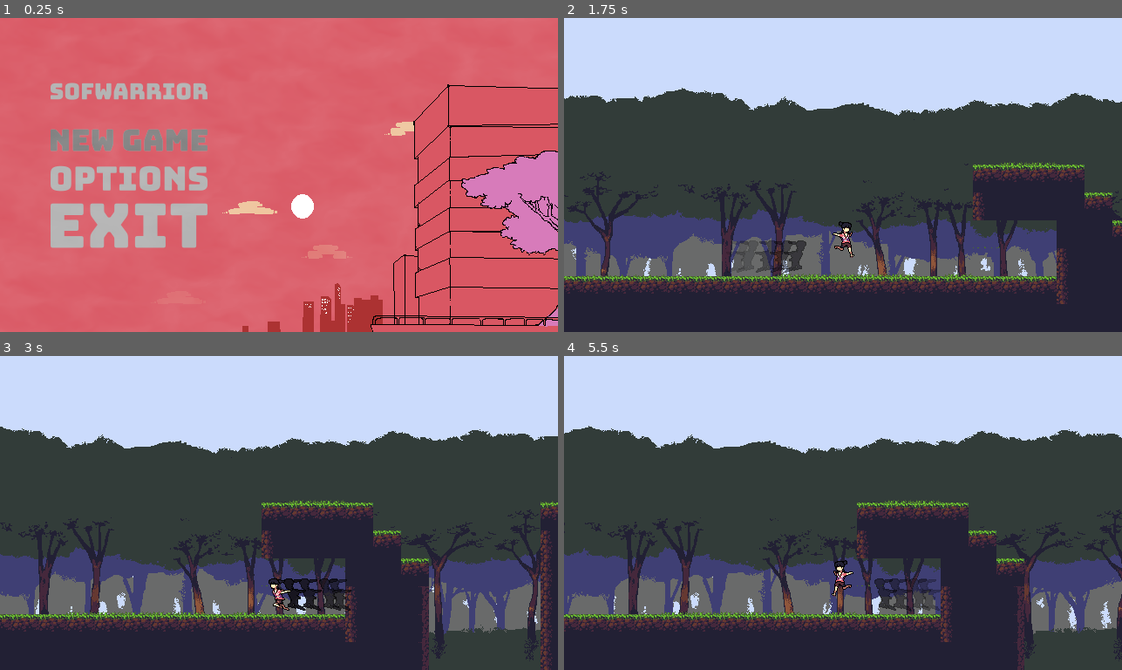
Above: before the commit, frames 1-4 (two rows, left to right).
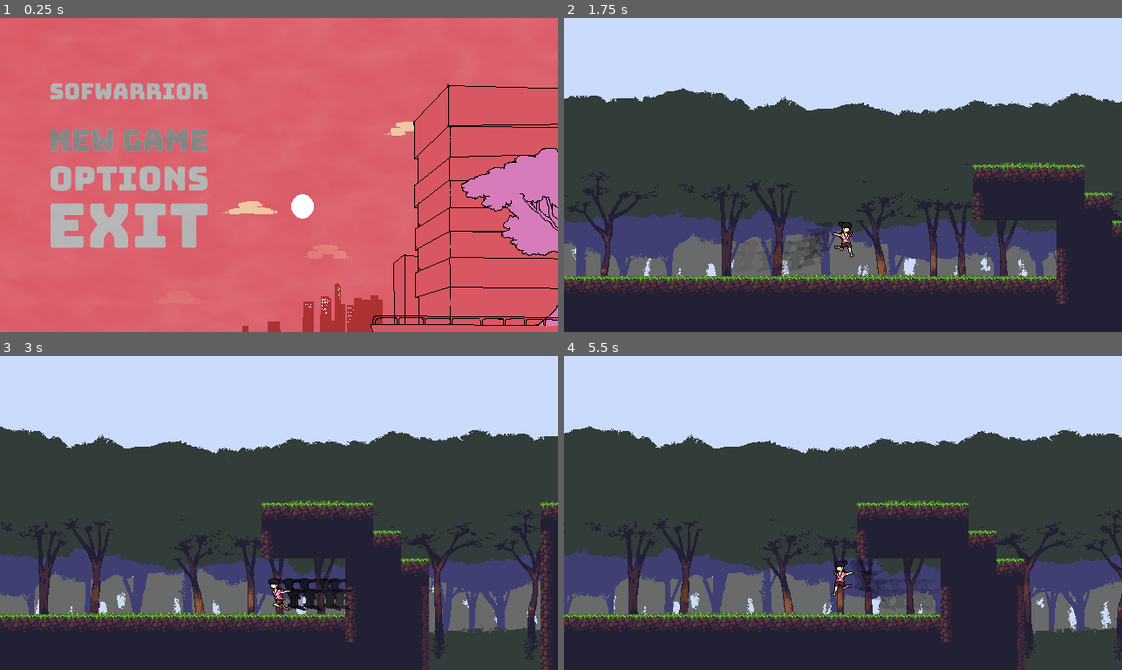
Above: after the commit, the same moments.

Repository: marcelo-lemos/Softwarrior
Game: Godot game, scene res://Nodes/UI/TitleScreen.tscn
The game is run twice, just before and just after one commit, with the same random seed, the same clock (stepped at 60 frames per second) and the same inputs. The engine's default icon, where the game draws it, is replaced by a stand-in: a white triangle on a blue panel in a dark square.
Inputs (mouse positions are in pixels of both pictures, inside the frame that each line leads up to):
- Up to frame 1 (0.25 s): no input
- Up to frame 2 (1.75 s): click (692, 140) at 0.5 s; tap Enter (ui_accept) at 1.25 s; hold Right (ui_right) from 1.28 s (still down); hold C (dash) from 1.28 s (still down); tap Z (jump) at 1.52 s
- Up to frame 3 (3 s): release C (dash) at 2.03 s; tap C (dash) at 2.1 s; tap Z (jump) at 2.27 s; release Right (ui_right) at 2.78 s; hold Left (ui_left) from 2.78 s (still down); hold C (dash) from 2.78 s (still down)
- Up to frame 4 (5.5 s): release Left (ui_left) at 3.53 s; release C (dash) at 3.53 s; hold Right (ui_right) 3.53-5.03 s; tap C (dash) at 3.6, 5.1 s; tap Z (jump) at 3.77, 4.52, 5.27 s; hold C (dash) 4.28-5.03 s; hold Left (ui_left) from 5.03 s (still down)

The runs differ from the first frame. In frame 1, 0.5% of the frame differs, in the area x 82-100%, y 41-76%; in frame 2, 0.7%, in the area x 30-49%, y 65-82%; in frame 3, less than 0.1%; in frame 4, 0.7%.

Commit message:
Better trail

Diff:
--- a/game/Nodes/Characters/Player/CPUParticles2D.gd
+++ b/game/Nodes/Characters/Player/CPUParticles2D.gd
@@ -7,22 +7,22 @@
 # Called when the node enters the scene tree for the first time.
 
 func _physics_process(delta):
-	return
+	#return
 	if(!is_emitting):
 		if(modulate.a > 0):
 			modulate.a -= 0.05
 
 func stop_emitting():
-	#is_emitting = false
-	#$Timer.start()
-	emitting = false
+	is_emitting = false
+	$Timer.start()
+	#emitting = false
 
 
 func _on_Timer_timeout():
 	emitting = false
 
 func start_emitting():
-	#modulate.a = 1
+	modulate.a = 1
 	emitting = true
-	#is_emitting = true
-	#$Timer.stop()
+	is_emitting = true
+	$Timer.stop()
--- a/game/Nodes/Characters/Player/Player.tscn
+++ b/game/Nodes/Characters/Player/Player.tscn
@@ -2,32 +2,32 @@
 
 [ext_resource path="res://Nodes/Characters/Player/PlayerController.gd" type="Script" id=1]
 [ext_resource path="res://Nodes/Characters/GenericCharacter.tscn" type="PackedScene" id=2]
-[ext_resource path="res://Assets/Sprites/MC/PlayerWall1.png" type="Texture" id=3]
-[ext_resource path="res://Assets/Sprites/MC/PlayerWall2.png" type="Texture" id=4]
-[ext_resource path="res://Assets/Sprites/MC/PlayerWall3.png" type="Texture" id=5]
-[ext_resource path="res://Assets/Sprites/MC/PlayerRun1.png" type="Texture" id=6]
-[ext_resource path="res://Assets/Sprites/MC/PlayerRun2.png" type="Texture" id=7]
-[ext_resource path="res://Assets/Sprites/MC/PlayerRun3.png" type="Texture" id=8]
-[ext_resource path="res://Assets/Sprites/MC/PlayerRun4.png" type="Texture" id=9]
-[ext_resource path="res://Assets/Sprites/MC/PlayerRun5.png" type="Texture" id=10]
-[ext_resource path="res://Assets/Sprites/MC/PlayerRun6.png" type="Texture" id=11]
-[ext_resource path="res://Assets/Sprites/MC/PlayerRun7.png" type="Texture" id=12]
-[ext_resource path="res://Assets/Sprites/MC/PlayerRun8.png" type="Texture" id=13]
-[ext_resource path="res://Assets/Sprites/MC/PlayerRun9.png" type="Texture" id=14]
-[ext_resource path="res://Assets/Sprites/MC/PlayerRun10.png" type="Texture" id=15]
-[ext_resource path="res://Assets/Sprites/MC/PlayerRun11.png" type="Texture" id=16]
-[ext_resource path="res://Assets/Sprites/MC/playerJumpDown.png" type="Texture" id=17]
-[ext_resource path="res://Assets/Sprites/MC/playerJumpUp.png" type="Texture" id=18]
-[ext_resource path="res://Assets/Sprites/MC/PlayerDash1.png" type="Texture" id=19]
-[ext_resource path="res://Assets/Sprites/MC/PlayerDash2.png" type="Texture" id=20]
-[ext_resource path="res://Assets/Sprites/MC/PlayerDash3.png" type="Texture" id=21]
-[ext_resource path="res://Assets/Sprites/MC/PlayerDash4.png" type="Texture" id=22]
-[ext_resource path="res://Assets/Sprites/MC/PlayerIdle1.png" type="Texture" id=23]
-[ext_resource path="res://Assets/Sprites/MC/PlayerIdle2.png" type="Texture" id=24]
-[ext_resource path="res://Assets/Sprites/MC/PlayerIdle3.png" type="Texture" id=25]
-[ext_resource path="res://Assets/Sprites/MC/PlayerIdle4.png" type="Texture" id=26]
-[ext_resource path="res://Assets/Sprites/MC/PlayerIdle5.png" type="Texture" id=27]
-[ext_resource path="res://Assets/Sprites/MC/PlayerIdle6.png" type="Texture" id=28]
+[ext_resource path="res://Assets/Sprites/MC/playerJumpDown.png" type="Texture" id=3]
+[ext_resource path="res://Assets/Sprites/MC/PlayerIdle1.png" type="Texture" id=4]
+[ext_resource path="res://Assets/Sprites/MC/PlayerIdle2.png" type="Texture" id=5]
+[ext_resource path="res://Assets/Sprites/MC/PlayerIdle3.png" type="Texture" id=6]
+[ext_resource path="res://Assets/Sprites/MC/PlayerIdle4.png" type="Texture" id=7]
+[ext_resource path="res://Assets/Sprites/MC/PlayerIdle5.png" type="Texture" id=8]
+[ext_resource path="res://Assets/Sprites/MC/PlayerIdle6.png" type="Texture" id=9]
+[ext_resource path="res://Assets/Sprites/MC/playerJumpUp.png" type="Texture" id=10]
+[ext_resource path="res://Assets/Sprites/MC/PlayerRun1.png" type="Texture" id=11]
+[ext_resource path="res://Assets/Sprites/MC/PlayerRun2.png" type="Texture" id=12]
+[ext_resource path="res://Assets/Sprites/MC/PlayerRun3.png" type="Texture" id=13]
+[ext_resource path="res://Assets/Sprites/MC/PlayerRun4.png" type="Texture" id=14]
+[ext_resource path="res://Assets/Sprites/MC/PlayerRun5.png" type="Texture" id=15]
+[ext_resource path="res://Assets/Sprites/MC/PlayerRun6.png" type="Texture" id=16]
+[ext_resource path="res://Assets/Sprites/MC/PlayerRun7.png" type="Texture" id=17]
+[ext_resource path="res://Assets/Sprites/MC/PlayerRun8.png" type="Texture" id=18]
+[ext_resource path="res://Assets/Sprites/MC/PlayerRun9.png" type="Texture" id=19]
+[ext_resource path="res://Assets/Sprites/MC/PlayerRun10.png" type="Texture" id=20]
+[ext_resource path="res://Assets/Sprites/MC/PlayerRun11.png" type="Texture" id=21]
+[ext_resource path="res://Assets/Sprites/MC/PlayerWall1.png" type="Texture" id=22]
+[ext_resource path="res://Assets/Sprites/MC/PlayerWall2.png" type="Texture" id=23]
+[ext_resource path="res://Assets/Sprites/MC/PlayerWall3.png" type="Texture" id=24]
+[ext_resource path="res://Assets/Sprites/MC/PlayerDash1.png" type="Texture" id=25]
+[ext_resource path="res://Assets/Sprites/MC/PlayerDash2.png" type="Texture" id=26]
+[ext_resource path="res://Assets/Sprites/MC/PlayerDash3.png" type="Texture" id=27]
+[ext_resource path="res://Assets/Sprites/MC/PlayerDash4.png" type="Texture" id=28]
 [ext_resource path="res://Nodes/Characters/Player/PlayerStateMachine.gd" type="Script" id=29]
 [ext_resource path="res://Nodes/Characters/Player/Move.gd" type="Script" id=30]
 [ext_resource path="res://Nodes/Characters/Player/Dash.gd" type="Script" id=31]
@@ -40,35 +40,35 @@
 
 [sub_resource type="SpriteFrames" id=1]
 animations = [ {
-"frames": [ ExtResource( 3 ), ExtResource( 4 ), ExtResource( 5 ) ],
+"frames": [ ExtResource( 3 ) ],
+"loop": true,
+"name": "JumpDown",
+"speed": 5.0
+}, {
+"frames": [ ExtResource( 4 ), ExtResource( 5 ), ExtResource( 6 ), ExtResource( 7 ), ExtResource( 8 ), ExtResource( 9 ) ],
+"loop": true,
+"name": "Idle",
+"speed": 10.0
+}, {
+"frames": [ ExtResource( 10 ) ],
+"loop": true,
+"name": "JumpUp",
+"speed": 5.0
+}, {
+"frames": [ ExtResource( 11 ), ExtResource( 12 ), ExtResource( 13 ), ExtResource( 14 ), ExtResource( 15 ), ExtResource( 16 ), ExtResource( 17 ), ExtResource( 18 ), ExtResource( 19 ), ExtResource( 20 ), ExtResource( 21 ) ],
+"loop": true,
+"name": "Run",
+"speed": 19.0
+}, {
+"frames": [ ExtResource( 22 ), ExtResource( 23 ), ExtResource( 24 ) ],
 "loop": true,
 "name": "Wall",
 "speed": 12.0
 }, {
-"frames": [ ExtResource( 6 ), ExtResource( 7 ), ExtResource( 8 ), ExtResource( 9 ), ExtResource( 10 ), ExtResource( 11 ), ExtResource( 12 ), ExtResource( 13 ), ExtResource( 14 ), ExtResource( 15 ), ExtResource( 16 ) ],
-"loop": true,
-"name": "Run",
-"speed": 19.0
-}, {
-"frames": [ ExtResource( 17 ) ],
-"loop": true,
-"name": "JumpDown",
-"speed": 5.0
-}, {
-"frames": [ ExtResource( 18 ) ],
-"loop": true,
-"name": "JumpUp",
-"speed": 5.0
-}, {
-"frames": [ ExtResource( 19 ), ExtResource( 20 ), ExtResource( 21 ), ExtResource( 22 ) ],
+"frames": [ ExtResource( 25 ), ExtResource( 26 ), ExtResource( 27 ), ExtResource( 28 ) ],
 "loop": true,
 "name": "Dash",
 "speed": 12.0
-}, {
-"frames": [ ExtResource( 23 ), ExtResource( 24 ), ExtResource( 25 ), ExtResource( 26 ), ExtResource( 27 ), ExtResource( 28 ) ],
-"loop": true,
-"name": "Idle",
-"speed": 10.0
 } ]
 
 [sub_resource type="RectangleShape2D" id=2]
@@ -188,7 +188,7 @@
 script = ExtResource( 36 )
 
 [node name="Timer" type="Timer" parent="GenericCharacter/TextureEmitter/Flip"]
-wait_time = 0.2
+wait_time = 0.15
 one_shot = true
 
 [node name="Default" type="CPUParticles2D" parent="GenericCharacter/TextureEmitter"]
@@ -203,7 +203,7 @@
 script = ExtResource( 36 )
 
 [node name="Timer" type="Timer" parent="GenericCharacter/TextureEmitter/Default"]
-wait_time = 0.2
+wait_time = 0.15
 one_shot = true
 
 [node name="AnimationPlayer" type="AnimationPlayer" parent="GenericCharacter"]
--- a/game/Nodes/Characters/Player/TextureEmitter.gd
+++ b/game/Nodes/Characters/Player/TextureEmitter.gd
@@ -25,10 +25,6 @@
 		$Default.start_emitting()
 
 func set_flip_h(value):
-	if(value == true):
-		$Flip.start_emitting()
-		$Default.stop_emitting()
-	else:
-		$Flip.stop_emitting()
-		$Default.start_emitting()
+	stop_emitting()
 	flip_h = value
+	start_emitting()
--- a/game/Nodes/UI/TitleScreen.tscn
+++ b/game/Nodes/UI/TitleScreen.tscn
@@ -98,7 +98,7 @@
 [node name="Arvore" type="AnimatedSprite" parent="."]
 z_index = 3
 frames = SubResource( 1 )
-frame = 3
+frame = 2
 playing = true
 centered = false
 
Binary file removed: game/Nodes/Characters/Player/PlayerDashTrail.png
Not shown, removed: game/Nodes/Characters/Player/PlayerDashTrail.png.import
Binary file removed: game/Nodes/Characters/Player/PlayerDashTrailFlip.png
Not shown, removed: game/Nodes/Characters/Player/PlayerDashTrailFlip.png.import
